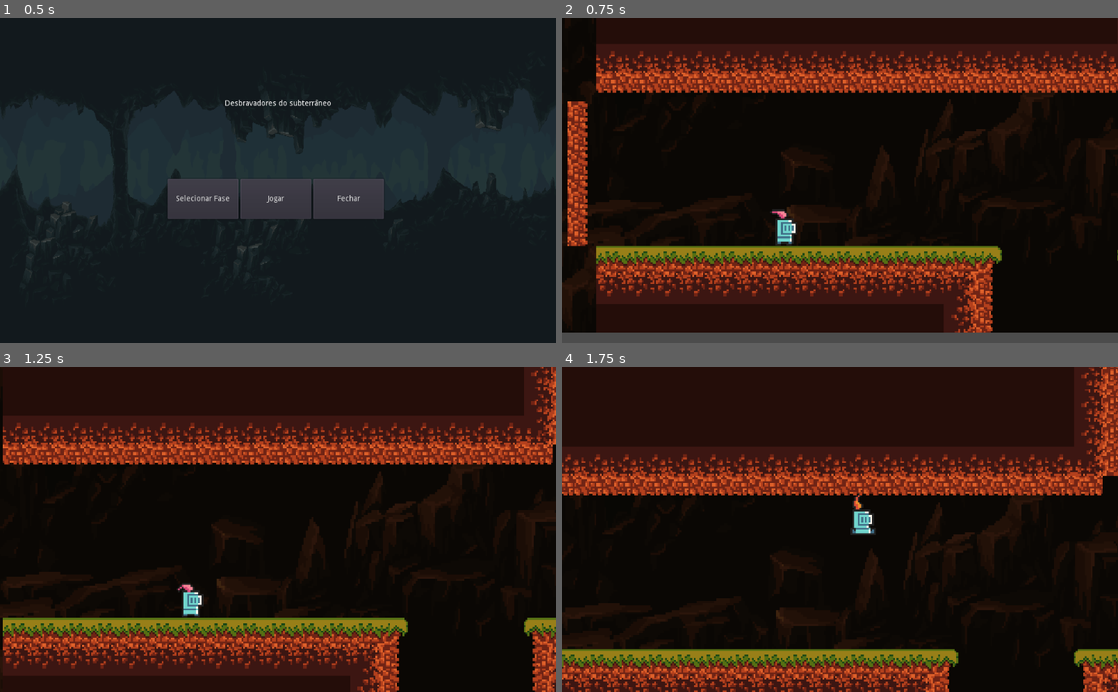
Above: before the commit, frames 1-4 (two rows, left to right).
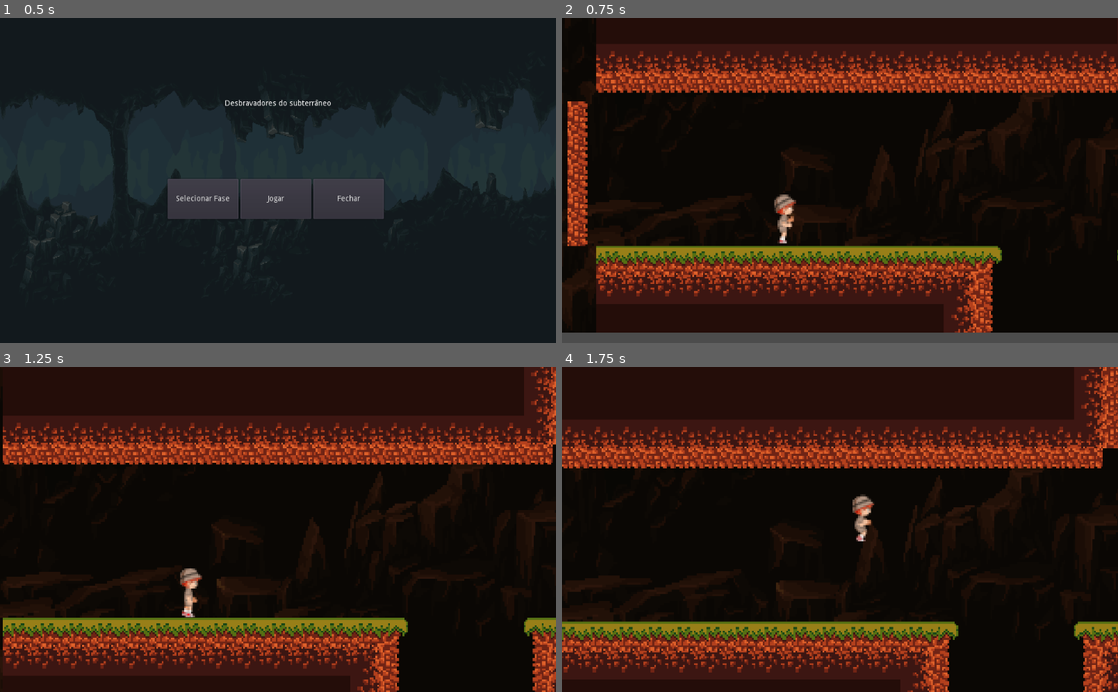
Above: after the commit, the same moments.

Repository: danielson150/game_debravador_mediterraneo
Game: Godot game, scene res://src/Levels/MainScreen.tscn
Same seed, same stepped clock (60 frames per second), same inputs: the game is played once before the commit and once after it.
Inputs:
- Up to frame 1 (0.5 s): no input
- Up to frame 2 (0.75 s): click "Jogar" at 0.5 s
- Up to frame 3 (1.25 s): no input
- Up to frame 4 (1.75 s): hold D (move_right) from 1.28 s (still down); tap W (jump) at 1.35, 1.52 s

Frame 1 is identical in both runs. In frame 2, 0.5% of the frame differs, in the area x 37-43%, y 54-70%; in frame 3, 0.5%; in frame 4, 33%, in the area x 0-100%, y 0-100%.

Commit message:
refactor: change player assets

Diff:
--- a/game/src/Actors/Player.tscn
+++ b/game/src/Actors/Player.tscn
@@ -1,41 +1,45 @@
-[gd_scene load_steps=14 format=2]
+[gd_scene load_steps=18 format=2]
 
-[ext_resource path="res://assets/player/idle/knight_f_idle_anim_f3.png" type="Texture" id=1]
-[ext_resource path="res://assets/player/run/knight_m_run_anim_f1.png" type="Texture" id=2]
-[ext_resource path="res://assets/player/idle/knight_f_idle_anim_f0.png" type="Texture" id=3]
-[ext_resource path="res://assets/player/idle/knight_f_idle_anim_f1.png" type="Texture" id=4]
-[ext_resource path="res://assets/player/run/knight_m_run_anim_f2.png" type="Texture" id=5]
-[ext_resource path="res://assets/player/hit/knight_m_hit_anim_f0.png" type="Texture" id=6]
-[ext_resource path="res://assets/player/run/knight_m_run_anim_f0.png" type="Texture" id=7]
-[ext_resource path="res://assets/player/run/knight_m_run_anim_f3.png" type="Texture" id=8]
+[ext_resource path="res://assets/player/walking/walking_5.png" type="Texture" id=1]
+[ext_resource path="res://assets/player/walking/walking_3.png" type="Texture" id=2]
+[ext_resource path="res://assets/player/walking/walking_0.png" type="Texture" id=3]
+[ext_resource path="res://assets/player/jumping/jumping_1.png" type="Texture" id=4]
+[ext_resource path="res://assets/player/jumping/jumping_2.png" type="Texture" id=5]
+[ext_resource path="res://assets/player/walking/walking_2.png" type="Texture" id=6]
+[ext_resource path="res://assets/player/jumping/jumping_0.png" type="Texture" id=7]
+[ext_resource path="res://assets/player/walking/walking_1.png" type="Texture" id=8]
 [ext_resource path="res://src/Actors/Player.gd" type="Script" id=9]
 [ext_resource path="res://assets/objects/blush/light.png" type="Texture" id=10]
+[ext_resource path="res://assets/player/walking/walking_4.png" type="Texture" id=11]
+[ext_resource path="res://assets/player/jumping/jumping_3.png" type="Texture" id=12]
+[ext_resource path="res://assets/player/jumping/jumping_4.png" type="Texture" id=13]
+[ext_resource path="res://assets/player/jumping/jumping_5.png" type="Texture" id=14]
 
 [sub_resource type="SpriteFrames" id=1]
 animations = [ {
-"frames": [ ExtResource( 3 ), ExtResource( 4 ), ExtResource( 1 ) ],
+"frames": [ ExtResource( 7 ) ],
 "loop": true,
 "name": "idle",
 "speed": 8.0
 }, {
-"frames": [ ExtResource( 6 ) ],
+"frames": [ ExtResource( 7 ), ExtResource( 14 ), ExtResource( 4 ), ExtResource( 5 ), ExtResource( 13 ), ExtResource( 12 ) ],
 "loop": false,
 "name": "jump",
-"speed": 50.0
+"speed": 10.0
 }, {
-"frames": [ ExtResource( 7 ), ExtResource( 2 ), ExtResource( 5 ), ExtResource( 8 ) ],
+"frames": [ ExtResource( 3 ), ExtResource( 8 ), ExtResource( 6 ), ExtResource( 2 ), ExtResource( 11 ), ExtResource( 1 ) ],
 "loop": true,
 "name": "run",
-"speed": 12.0
+"speed": 8.0
 } ]
 
 [sub_resource type="CapsuleShape2D" id=2]
 radius = 4.53719
-height = 6.22969
+height = 15.2936
 
 [sub_resource type="CapsuleShape2D" id=3]
-radius = 5.0638
-height = 6.2666
+radius = 3.68898
+height = 15.9757
 
 [node name="Player" type="KinematicBody2D"]
 collision_mask = 6
@@ -51,12 +55,13 @@
 shadow_enabled = true
 
 [node name="AnimatedSprite" type="AnimatedSprite" parent="."]
+position = Vector2( 0.197487, -14.3089 )
 frames = SubResource( 1 )
 animation = "idle"
 playing = true
 
 [node name="CollisionShape2D" type="CollisionShape2D" parent="."]
-position = Vector2( 0.463928, 6.67478 )
+position = Vector2( 0.390829, -12.1114 )
 shape = SubResource( 2 )
 
 [node name="Camera2D" type="Camera2D" parent="."]
@@ -71,6 +76,6 @@
 
 [node name="CollisionShape2D" type="CollisionShape2D" parent="EnemyDetector"]
 modulate = Color( 0.803922, 0.996078, 0.0196078, 1 )
-position = Vector2( 0.357231, 6.5814 )
+position = Vector2( 0.357231, -12.18 )
 shape = SubResource( 3 )
 [connection signal="area_entered" from="EnemyDetector" to="." method="_on_EnemyDetector_area_entered"]
Binary file added: game/assets/player/jumping/jumping_0.png
Not shown, added: game/assets/player/jumping/jumping_0.png.import
Binary file added: game/assets/player/jumping/jumping_1.png
Not shown, changed: game/assets/player/jumping/jumping_1.png.import
Binary file added: game/assets/player/jumping/jumping_2.png
Not shown, changed: game/assets/player/jumping/jumping_2.png.import
Binary file added: game/assets/player/jumping/jumping_3.png
Not shown, added: game/assets/player/jumping/jumping_3.png.import
Binary file added: game/assets/player/jumping/jumping_4.png
Not shown, added: game/assets/player/jumping/jumping_4.png.import
Binary file added: game/assets/player/jumping/jumping_5.png
Not shown, changed: game/assets/player/jumping/jumping_5.png.import
(and 30 more such lines)
